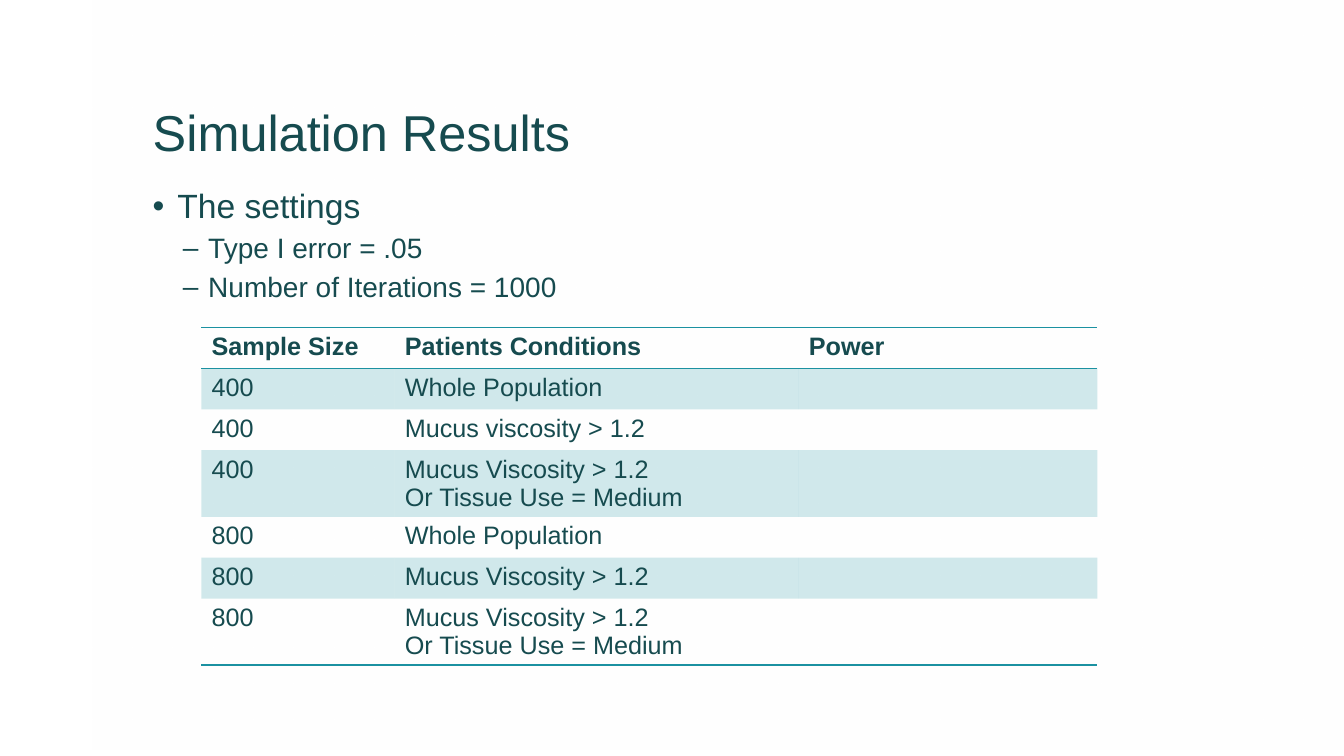
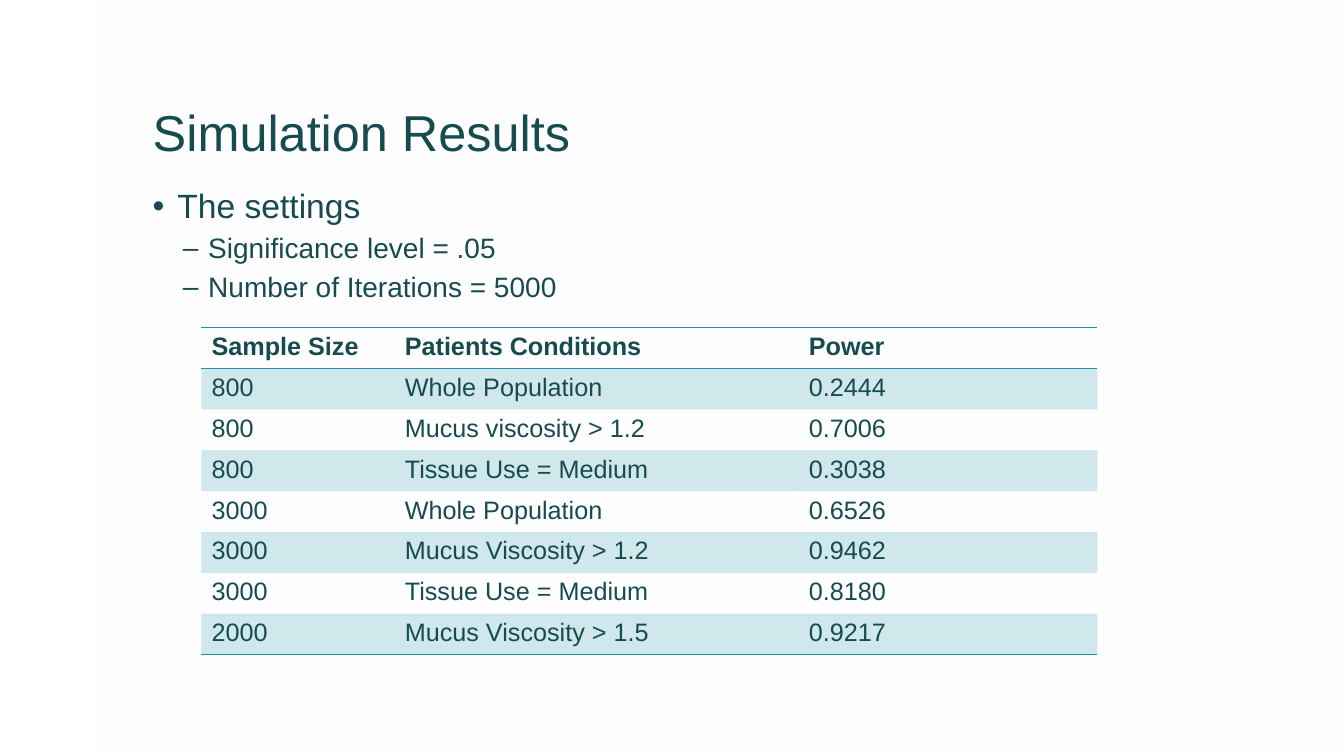
Before and after one commit to liuxia74/AZ, a slide deck: slide 16 of AstraZeneca_Presentation.pptx. Drawn at 1344x756 pixels with LibreOffice and Linux fonts; fonts in the diff are those of the drawing; background and template pictures are left out. Boxes give left, top, right and bottom in pixels: in the first picture for what was removed or moved away, otherwise in the second. Text is boxed around its words. In the diff, an @@ line names an element or a change of style, - is before the commit and + after.

Commit message:
update on simulation and ppt

```diff
--- a/AstraZeneca_Presentation.pptx
+++ b/AstraZeneca_Presentation.pptx
@@ text at [208,237,556,298]: text changed @@
-  – Type I error = .05
-  – Number of Iterations = 1000
+  – Significance level = .05
+  – Number of Iterations = 5000
@@ table at [202,328,1098,654] @@
-row 2: 400 | Whole Population | 
-row 3: 400 | Mucus viscosity > 1.2 | 
-row 4: 400 | Mucus Viscosity > 1.2 / Or Tissue Use = Medium | 
-row 5: 800 | Whole Population | 
-row 6: 800 | Mucus Viscosity > 1.2 | 
-row 7: 800 | Mucus Viscosity > 1.2 / Or Tissue Use = Medium | 
+row 2: 800 | Whole Population | 0.2444
+row 3: 800 | Mucus viscosity > 1.2 | 0.7006
+row 4: 800 | Tissue Use = Medium | 0.3038
+row 5: 3000 | Whole Population | 0.6526
+row 6: 3000 | Mucus Viscosity > 1.2 | 0.9462
+row 7: 3000 | Tissue Use = Medium | 0.8180
+row 8: 2000 | Mucus Viscosity > 1.5 | 0.9217
```
Also in this commit, not shown: 4 other slides changed, 1 slide added, 7 slides removed, 3 other files.
